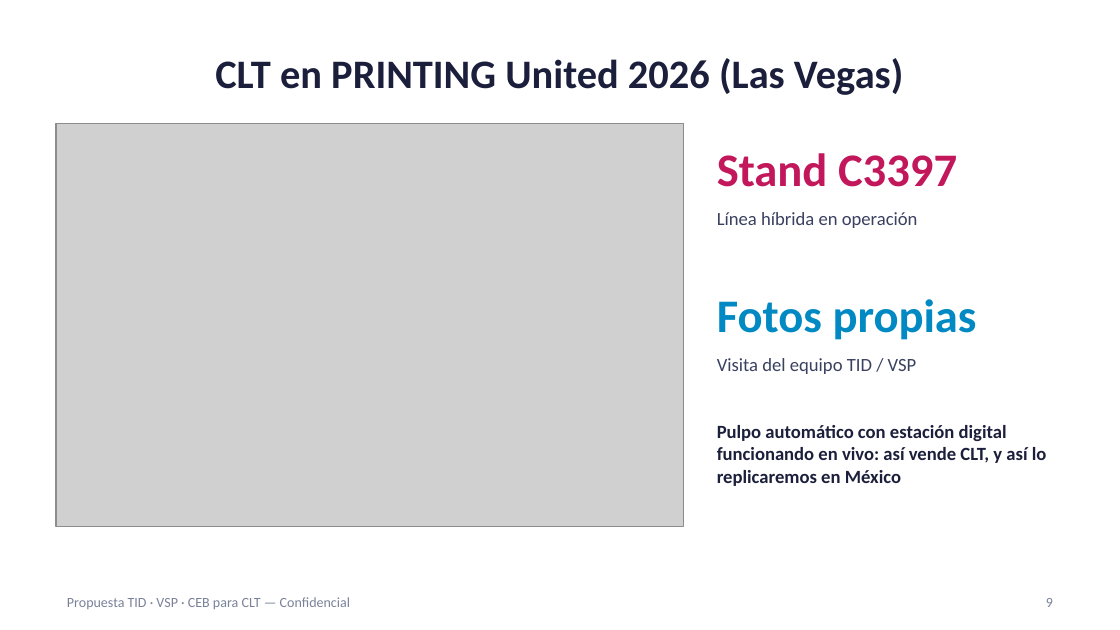
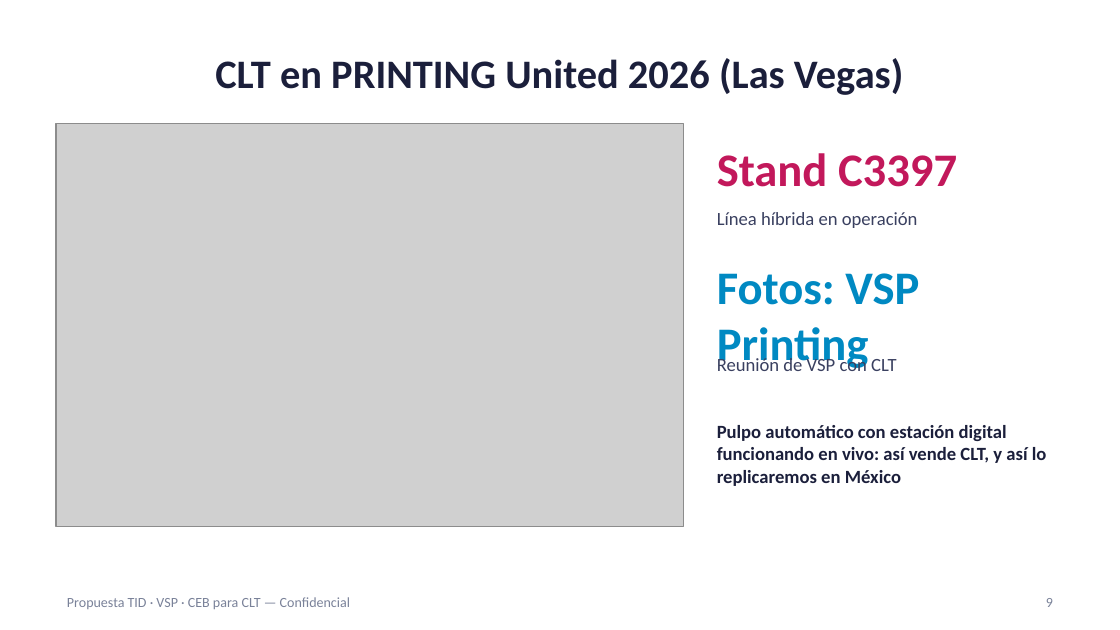
Before and after one commit to carlosmoreno793508/Cosas-Carlos, a slide deck: slide 9 of propuesta-clt/Presentacion_Propuesta_CLT_ES.pptx. Drawn at 1120x630 pixels with LibreOffice and Linux fonts; fonts in the diff are those of the drawing; grey boxes stand for pictures. Boxes give left, top, right and bottom in pixels: in the first picture for what was removed or moved away, otherwise in the second. Text is boxed around its words. In the diff, an @@ line names an element or a change of style, - is before the commit and + after.

```diff
--- a/propuesta-clt/Presentacion_Propuesta_CLT_ES.pptx
+++ b/propuesta-clt/Presentacion_Propuesta_CLT_ES.pptx
@@ text at (717, 273, 919, 371): text changed @@
-Fotos propias
+Fotos: VSP Printing
@@ text at (717, 356, 896, 371): text changed @@
-Visita del equipo TID / VSP
+Reunión de VSP con CLT
```
Also in this commit, not shown: 2 other slides changed, 2 slides added, 10 other files.
